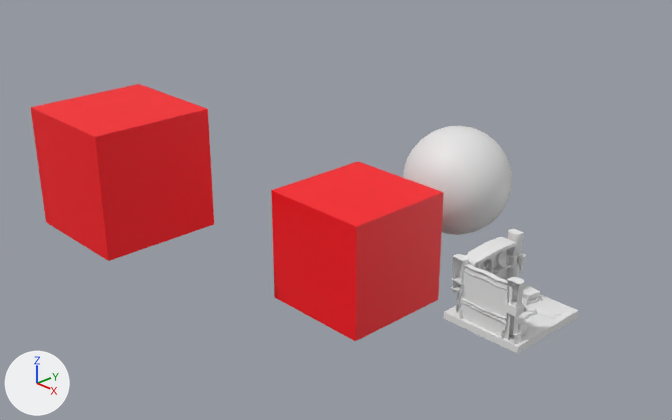
Before and after pictures for a commit that changed the Blender file scenes/src/Vulkan Scene.blend.
The view is the same before and after, from a camera (50 mm lens) standing at (10.1, -10.01, 6.77) and looking at (-0.2, -0.3, 0.69). The lights are fixed; the arrows at lower left show +X, +Y and +Z. The older version comes first.
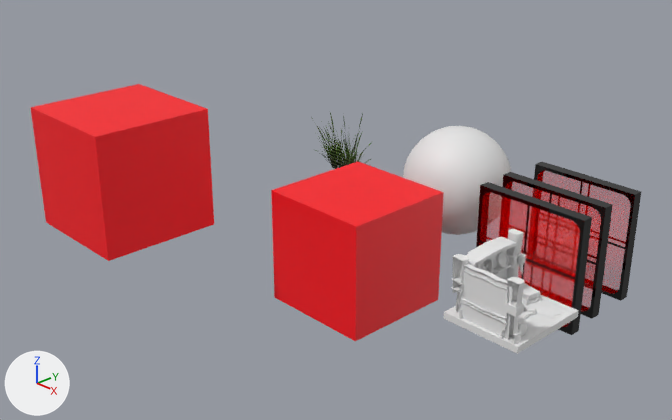
Pixel boxes [x1, y1, x2, y2] of what changed, in the pictures (672 x 420 px):
'Cube.002', added: after [499, 172, 613, 319]
'Cube.004', added: after [476, 182, 592, 335]
'Cube.003', added: after [527, 162, 641, 301]
'Plane.001', added (green): after [318, 113, 372, 169]
'Plane', added: after [312, 113, 344, 151]

The edits, one by one:
Picture 'grass.png' (img_grass_png) is new.
Picture 'blending_transparent_window.png' (img_blending_transparent_window_png) is new.
Material 'Material.003' (mat_material_003) is new.
Uses the picture img_grass_png.
Material 'Material.002' (mat_material_002) is new.
Its texture is img_blending_transparent_window_png (with its transparency).
Its roughness is 0.0.
Mesh me_plane_001 is new.
It has 4 vertices, 1 face and spans x -1.0..1.0, y -1.0..1.0, z 0.0.
It uses material mat_material_003.
Mesh me_plane is new.
It has 4 vertices, 1 face and spans x -1.0..1.0, y -1.0..1.0, z 0.0.
It uses material mat_material_003.
Mesh me_cube_003 is new.
It is a box spanning x -1.0..1.0, y -1.0..1.0, z -1.0..1.0.
It uses material mat_material_002 (picture img_blending_transparent_window_png).
Object 'Plane.001' (ob_plane_001) is new; it shows me_plane_001.
Its location is (-2.73, 2.23, 1.0).
Its rotation in degrees is (90, 0, 0).
Object 'Plane' (ob_plane) is new; it shows me_plane.
Its location is (-2.73, 2.23, 1.0).
Its rotation in degrees is (90, 0, 0).
Object 'Cube.004' (ob_cube_004) is new; it shows me_cube_003.
Its location is (2.3, 1.68, 0.05).
Its scale is (1.0, 0.1, 1.0).
Object 'Cube.003' (ob_cube_003) is new; it shows a copy of me_cube_003.
Its location is (2.07, 3.55, -0.12).
Its scale is (1.0, 0.1, 1.0).
Object 'Cube.002' (ob_cube_002) is new; it shows a copy of me_cube_003.
Its location is (2.18, 2.46, 0.0).
Its scale is (1.0, 0.1, 1.0).
